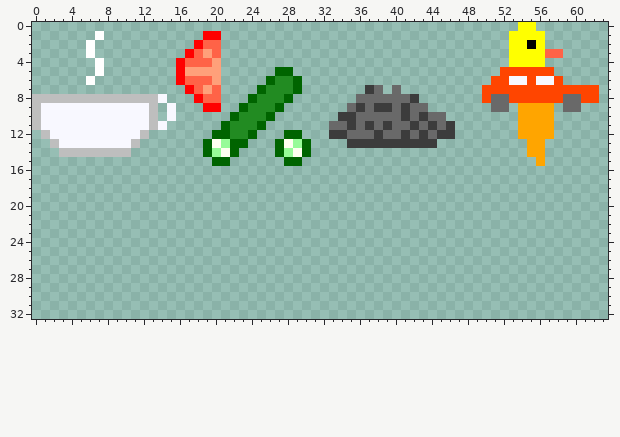
Two states of a pixel-art sprite, assets/images/items.png. Above is the file before it was changed.
The file is 64x64 pixels. Shown: x 0..63, y 0..32.
Once edited:
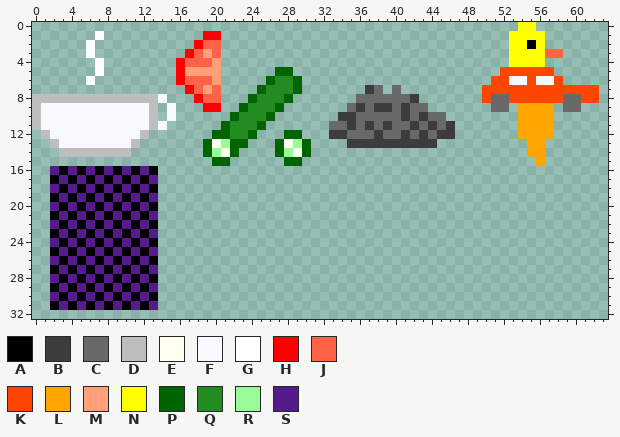
Palette (. is transparent): A #000000  B #3c3c3c  C #696969  D #bebebe  E #fffff0  F #f8f8ff  G #ffffff  H #ff0000  J #ff6347  K #ff4500  L #ffa500  M #ffa07a  N #ffff00  P #006400  Q #228b22  R #98fb98  S #551a8b
What changed:
@@ x 0..15 @@
 15 ................
-16 ................
-17 ................
-18 ................
-19 ................
-20 ................
-21 ................
-22 ................
-23 ................
-24 ................
-25 ................
-26 ................
-27 ................
-28 ................
-29 ................
-30 ................
-31 ................
+16 ..SASASASASASA..
+17 ..ASASASASASAS..
+18 ..SASASASASASA..
+19 ..ASASASASASAS..
+20 ..SASASASASASA..
+21 ..ASASASASASAS..
+22 ..SASASASASASA..
+23 ..ASASASASASAS..
+24 ..SASASASASASA..
+25 ..ASASASASASAS..
+26 ..SASASASASASA..
+27 ..ASASASASASAS..
+28 ..SASASASASASA..
+29 ..ASASASASASAS..
+30 ..SASASASASASA..
+31 ..ASASASASASAS..
 32 ................
Where, in picture pixels (left, top, right, bottom), the same in both pictures:
added: (50, 166, 158, 310)
